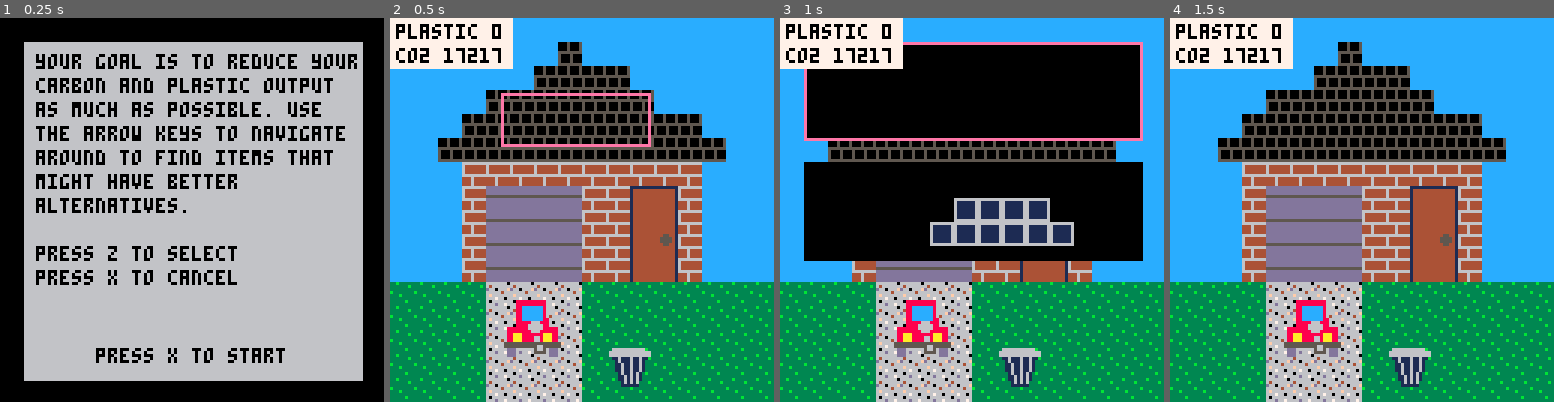
Above: before the commit, frames 1-4 (left to right).
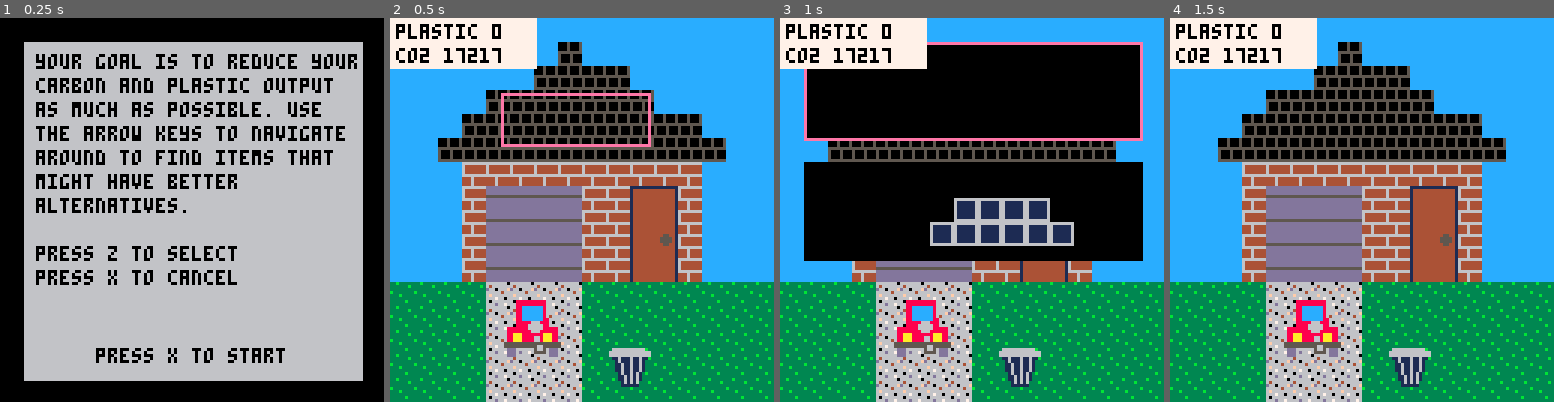
Above: after the commit, the same moments.

Repository: EmilyRagan/senior-project
Game: PICO-8 cartridge carts/home.p8
Same seed, same stepped clock (60 frames per second), same inputs: the game is played once before the commit and once after it.
Inputs:
- Up to frame 1 (0.25 s): no input
- Up to frame 2 (0.5 s): tap X (X key) at 0.33 s
- Up to frame 3 (1 s): tap O (Z key) at 0.7 s
- Up to frame 4 (1.5 s): tap X (X key) at 1.07 s

Frame 1 is identical in both runs. In frame 2, 0.8% of the frame differs, in the area x 32-39%, y 0-14%; in frame 3, 0.8%; in frame 4, 0.8%.

Commit message:
make sure HUD is actually based on all scenes

Diff:
--- a/carts/home.p8
+++ b/carts/home.p8
@@ -432,31 +432,36 @@
   local co2 = 0
   local plasticBase = 0
   local plasticMultiplier = 1
-  for idx, val in ipairs(outdoor_interactives)
+  local lists = {outdoor_interactives, kitchen_interactives, bathroom_interactives, refrigerator_interactives}
+  for i = 1, 4
   do
-    local carbonVal = val.options[val.current].carbon
-    local plasticVals = val.options[val.current].plastic
-    if (carbonVal != nil)
-    then
-      co2 += carbonVal
-    end
-    if (plasticVals != nil)
-    then
-      local plasticAdd = val.options[val.current].plastic.addition
-      local plasticMult = val.options[val.current].plastic.multiplier
-      if (plasticAdd != nil)
+    local list = lists[i]
+    for idx, val in ipairs(list)
+    do
+      local carbonVal = val.options[val.current].carbon
+      local plasticVals = val.options[val.current].plastic
+      if (carbonVal != nil)
       then
-        plasticBase += plasticAdd
+        co2 += carbonVal
       end
-      if (plasticMult != nil)
+      if (plasticVals != nil)
       then
-        plasticMultiplier = plasticMultiplier * plasticMult
+        local plasticAdd = val.options[val.current].plastic.addition
+        local plasticMult = val.options[val.current].plastic.multiplier
+        if (plasticAdd != nil)
+        then
+          plasticBase += plasticAdd
+        end
+        if (plasticMult != nil)
+        then
+          plasticMultiplier = plasticMultiplier * plasticMult
+        end
       end
     end
   end
 
   color(7)
-  rectfill(0, 0, 40, 16)
+  rectfill(0, 0, 48, 16)
   color(0)
   print('co2', 2, 10)
   print(co2, 18, 10)
